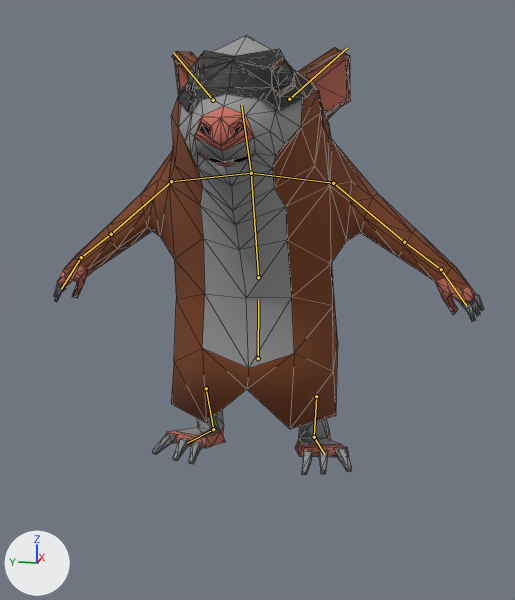
Before and after pictures for a commit that changed the glTF model Entities/Player/hamster_walk_2.glb.
Camera for both pictures: a 50 mm camera at (-10.0, -2.03, 4.94) aimed at (0.05, -0.02, 2.43). The lights are fixed; the arrows at lower left show +X, +Y and +Z. The bones that bend it are drawn over the model as lines. Mesh edges are drawn as thin lines.
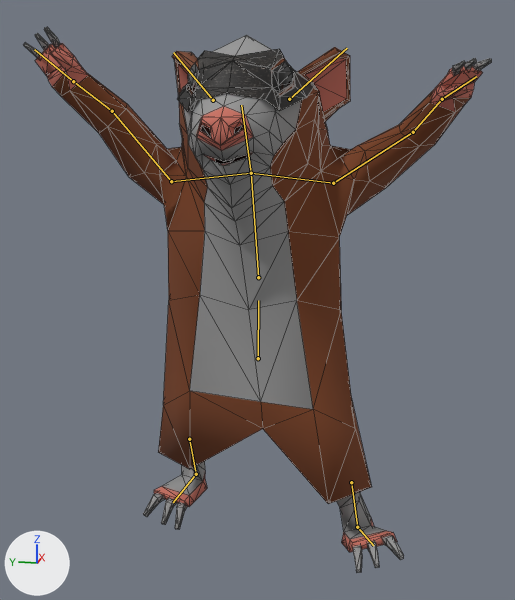
The newer file adds an action. The first version stands in its rest pose; the second is drawn at frame 6 of the action 'jump'.

Where the change shows, as pixel boxes (x1, y1, x2, y2) in the pictures (515 x 600 px):
'mesh', posed (9% wider, 24% taller)
    before: (53, 35, 484, 474)
    after: (23, 27, 492, 573)
bone 'L_upper_arm', root to tip
    before: (333, 183) to (404, 242)
    after: (333, 183) to (413, 132)
bone 'L_lower_arm', root to tip
    before: (404, 242) to (441, 269)
    after: (413, 132) to (442, 99)
bone 'L_hand', root to tip
    before: (441, 269) to (466, 305)
    after: (442, 99) to (476, 76)
bone 'R_upper_arm', root to tip
    before: (171, 181) to (111, 234)
    after: (171, 181) to (112, 111)
bone 'R_lower_arm', root to tip
    before: (111, 234) to (81, 257)
    after: (112, 111) to (73, 81)
bone 'R_hand', root to tip
    before: (81, 257) to (61, 288)
    after: (73, 81) to (34, 49)
bone 'R_leg', root to tip
    before: (206, 388) to (213, 429)
    after: (189, 439) to (196, 474)
bone 'R_foot', root to tip
    before: (213, 429) to (187, 443)
    after: (196, 474) to (173, 502)
bone 'L_leg', root to tip
    before: (316, 396) to (314, 437)
    after: (351, 482) to (357, 527)
bone 'L_foot', root to tip
    before: (314, 437) to (324, 454)
    after: (357, 527) to (373, 545)

The edits, one by one:
Bone 'L_upper_arm' (bone_l_upper_arm) turns from (0, 0, 0) to (-91, -22, 54) degrees about its own x, y and z.
Bone 'L_lower_arm' (bone_l_lower_arm) turns from (0, 0, 0) to (10, 13, 32) degrees about its own x, y and z.
Bone 'L_hand' (bone_l_hand) turns from (0, 0, 0) to (1, 0, -2) degrees about its own x, y and z.
Bone 'R_upper_arm' (bone_r_upper_arm) turns from (0, 0, 0) to (47, 15, 113) degrees about its own x, y and z.
Bone 'R_lower_arm' (bone_r_lower_arm) turns from (0, 0, 0) to (-11, 0, -15) degrees about its own x, y and z.
Bone 'R_hand' (bone_r_hand) turns from (0, 0, 0) to (8, 18, 11) degrees about its own x, y and z.
Bone 'R_leg' (bone_r_leg) moves from (0.0, 0.0, 0.0) to (-0.4, 1.46, -0.94).
Bone 'R_foot' (bone_r_foot) turns from (0, 0, 0) to (-21, -6, 2) degrees about its own x, y and z.
Bone 'L_leg' (bone_l_leg) moves from (0.0, 0.0, 0.0) to (-0.7, 1.34, -0.04).
Bone 'L_leg' (bone_l_leg) turns from (0, 0, 0) to (7, -5, 17) degrees about its own x, y and z.
Bone 'L_foot' (bone_l_foot) turns from (0, 0, 0) to (-11, 4, -5) degrees about its own x, y and z.
